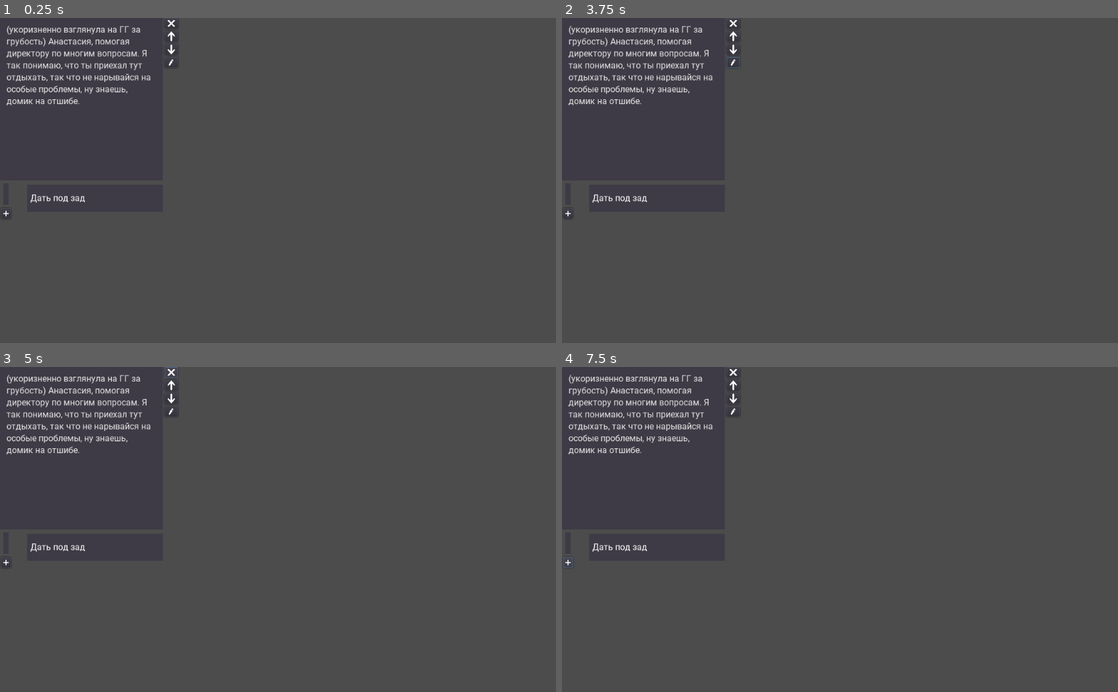
Above: before the commit, frames 1-4 (two rows, left to right).
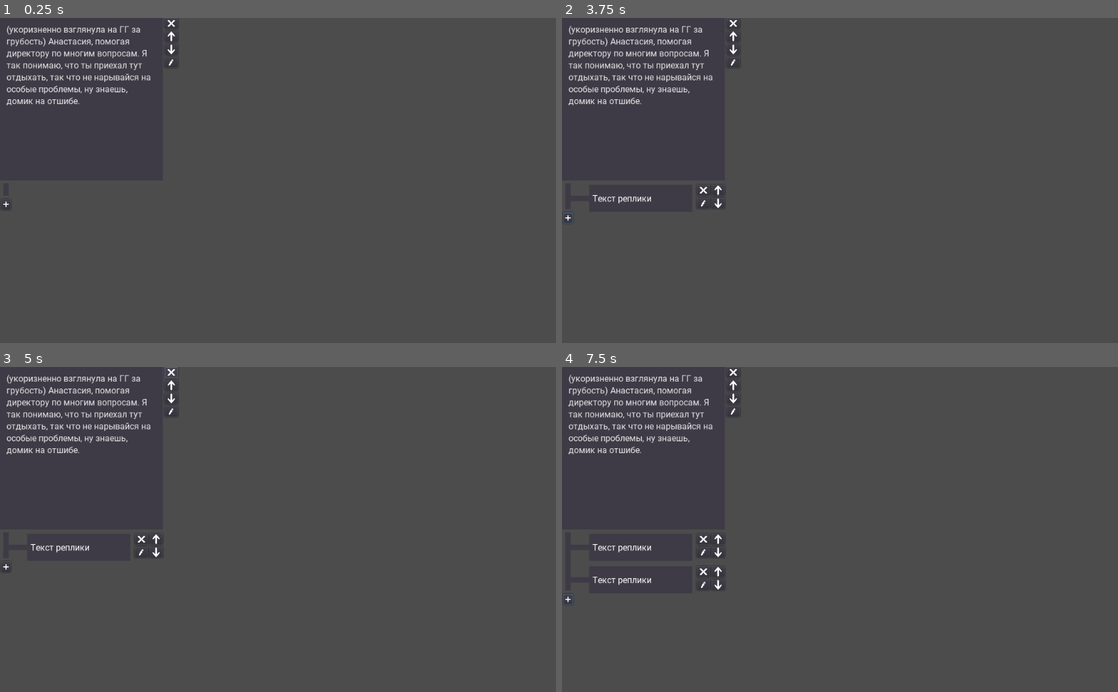
Above: after the commit, the same moments.

Repository: DevAndreyBilchenko/godot-reversequest
Game: Godot game, scene res://components/dialog_editor/components/speech/scenes/speech.tscn
Same seed, same stepped clock (60 frames per second), same inputs: the game is played once before the commit and once after it. This scene is started directly instead of the project's main scene.
Inputs (mouse positions are in pixels of both pictures, inside the frame that each line leads up to):
- Up to frame 1 (0.25 s): no input
- Up to frame 2 (3.75 s): click (734, 24) at 0.5 s; click (734, 37) at 1.25 s; click (734, 50) at 2 s; click (734, 63) at 2.77 s; click (567, 203) at 3.52 s
- Up to frame 3 (5 s): click (172, 373) at 4.27 s
- Up to frame 4 (7.5 s): click (734, 386) at 5.02 s; click (734, 399) at 5.77 s; click (734, 412) at 6.52 s; click (567, 568) at 7.27 s

The runs differ from the first frame. In frame 1, 0.1% of the frame differs, in the area x 0-16%, y 54-62%; in frame 2, 0.2%; in frame 3, 0.2%; in frame 4, 0.4%, in the area x 0-29%, y 51-74%.

Commit message:
dialog editor: added start screen with buttons

Diff:
--- a/components/dialog_editor/components/choice/scenes/choice.tscn
+++ b/components/dialog_editor/components/choice/scenes/choice.tscn
@@ -1,17 +1,31 @@
-[gd_scene load_steps=2 format=2]
+[gd_scene load_steps=8 format=2]
 
 [ext_resource path="res://components/dialog_editor/fonts/text_normal.tres" type="DynamicFont" id=1]
+[ext_resource path="res://components/dialog_editor/assets/arrow-down-solid.png" type="Texture" id=2]
+[ext_resource path="res://components/dialog_editor/assets/arrow-up-solid.png" type="Texture" id=3]
+[ext_resource path="res://components/dialog_editor/components/choice/scripts/choice.gd" type="Script" id=4]
+[ext_resource path="res://components/dialog_editor/assets/pen-solid.png" type="Texture" id=5]
+[ext_resource path="res://components/dialog_editor/assets/xmark_solid.png" type="Texture" id=6]
+
+[sub_resource type="Theme" id=1]
 
 [node name="Choice" type="Node2D"]
+script = ExtResource( 4 )
 
 [node name="Background" type="Polygon2D" parent="."]
+position = Vector2( 202, 99 )
 color = Color( 0.247059, 0.235294, 0.278431, 1 )
-polygon = PoolVector2Array( 300, 0, 300, 50, 50, 50, 50, 0 )
+offset = Vector2( -202, -99 )
+polygon = PoolVector2Array( 240, 0, 240, 50, 50, 50, 50, 0 )
+
+[node name="DecorLine" type="Polygon2D" parent="."]
+position = Vector2( -49, 0 )
+color = Color( 0.247059, 0.235294, 0.278431, 1 )
+polygon = PoolVector2Array( 100, 20, 100, 30, 60, 30, 60, 20 )
 
 [node name="Control" type="Control" parent="."]
-margin_left = 50.0
 margin_right = 300.0
-margin_bottom = 50.0
+margin_bottom = 51.0
 __meta__ = {
 "_edit_use_anchors_": false
 }
@@ -19,15 +33,127 @@
 [node name="Label" type="Label" parent="Control"]
 anchor_right = 1.0
 anchor_bottom = 1.0
-margin_left = 6.0
+margin_left = 56.0
 margin_top = 3.0
-margin_right = -6.0
+margin_right = -66.0
 margin_bottom = -3.0
 custom_fonts/font = ExtResource( 1 )
-text = "Дать под зад"
+text = "Текст реплики"
 valign = 1
 autowrap = true
 clip_text = true
 __meta__ = {
 "_edit_use_anchors_": false
 }
+
+[node name="VBoxContainer2" type="VBoxContainer" parent="Control"]
+margin_left = 248.0
+margin_right = 273.0
+margin_bottom = 51.0
+__meta__ = {
+"_edit_use_anchors_": false
+}
+
+[node name="Remove" type="Button" parent="Control/VBoxContainer2"]
+margin_right = 25.0
+margin_bottom = 20.0
+expand_icon = true
+__meta__ = {
+"_edit_use_anchors_": false
+}
+
+[node name="TextureRect" type="TextureRect" parent="Control/VBoxContainer2/Remove"]
+anchor_left = 0.5
+anchor_top = 0.5
+anchor_right = 0.5
+anchor_bottom = 0.5
+margin_left = -6.5
+margin_top = -10.0
+margin_right = 6.5
+margin_bottom = 10.0
+texture = ExtResource( 6 )
+expand = true
+__meta__ = {
+"_edit_use_anchors_": false
+}
+
+[node name="Edit" type="Button" parent="Control/VBoxContainer2"]
+margin_top = 24.0
+margin_right = 25.0
+margin_bottom = 44.0
+theme = SubResource( 1 )
+__meta__ = {
+"_edit_use_anchors_": false
+}
+
+[node name="TextureRect" type="TextureRect" parent="Control/VBoxContainer2/Edit"]
+anchor_left = 0.5
+anchor_top = 0.5
+anchor_right = 0.5
+anchor_bottom = 0.5
+margin_left = -4.5
+margin_top = -6.0
+margin_right = 3.5
+margin_bottom = 6.0
+texture = ExtResource( 5 )
+expand = true
+__meta__ = {
+"_edit_use_anchors_": false
+}
+
+[node name="VBoxContainer" type="VBoxContainer" parent="Control"]
+margin_left = 275.0
+margin_right = 300.0
+margin_bottom = 53.0
+__meta__ = {
+"_edit_use_anchors_": false
+}
+
+[node name="Up" type="Button" parent="Control/VBoxContainer"]
+margin_right = 25.0
+margin_bottom = 20.0
+__meta__ = {
+"_edit_use_anchors_": false
+}
+
+[node name="TextureRect" type="TextureRect" parent="Control/VBoxContainer/Up"]
+anchor_left = 0.5
+anchor_top = 0.5
+anchor_right = 0.5
+anchor_bottom = 0.5
+margin_left = -6.5
+margin_top = -10.0
+margin_right = 6.5
+margin_bottom = 10.0
+texture = ExtResource( 3 )
+expand = true
+__meta__ = {
+"_edit_use_anchors_": false
+}
+
+[node name="Down" type="Button" parent="Control/VBoxContainer"]
+margin_top = 24.0
+margin_right = 25.0
+margin_bottom = 44.0
+__meta__ = {
+"_edit_use_anchors_": false
+}
+
+[node name="TextureRect" type="TextureRect" parent="Control/VBoxContainer/Down"]
+anchor_left = 0.5
+anchor_top = 0.5
+anchor_right = 0.5
+anchor_bottom = 0.5
+margin_left = -6.5
+margin_top = -10.0
+margin_right = 6.5
+margin_bottom = 10.0
+texture = ExtResource( 2 )
+expand = true
+__meta__ = {
+"_edit_use_anchors_": false
+}
+
+[connection signal="pressed" from="Control/VBoxContainer2/Edit" to="." method="_on_Edit_pressed"]
+[connection signal="pressed" from="Control/VBoxContainer/Up" to="." method="_on_Up_pressed"]
+[connection signal="pressed" from="Control/VBoxContainer/Down" to="." method="_on_Down_pressed"]
--- /dev/null
+++ b/components/dialog_editor/components/choice/scripts/choice.gd
@@ -0,0 +1,26 @@
+extends Node2D
+
+signal update_order(diff)
+signal edit_open(data)
+
+var data = null
+var size_y = 50
+
+# Called when the node enters the scene tree for the first time.
+func _ready():
+	pass # Replace with function body.
+
+func set_data(_data):
+	data = _data
+
+func fill_data():
+	get_node("Control/Label").text = data.text;
+
+func _on_Edit_pressed():
+	emit_signal("edit_open", data);
+
+func _on_Up_pressed():
+	emit_signal("update_order", -1);
+
+func _on_Down_pressed():
+	emit_signal("update_order", 1);
--- a/components/dialog_editor/components/speech/scenes/speech.tscn
+++ b/components/dialog_editor/components/speech/scenes/speech.tscn
@@ -7,7 +7,6 @@
 [ext_resource path="res://components/dialog_editor/assets/arrow-up-solid.png" type="Texture" id=5]
 [ext_resource path="res://components/dialog_editor/assets/pen-solid.png" type="Texture" id=6]
 [ext_resource path="res://components/dialog_editor/assets/plus-solid.png" type="Texture" id=7]
-[ext_resource path="res://components/dialog_editor/components/choice/scenes/choice.tscn" type="PackedScene" id=8]
 
 [sub_resource type="Theme" id=1]
 
@@ -140,12 +139,15 @@
 "_edit_use_anchors_": false
 }
 
-[node name="Line2D" type="Line2D" parent="."]
+[node name="ChoiceContainer" type="Node2D" parent="."]
+position = Vector2( 0, 308 )
+
+[node name="ChoiceLine" type="Line2D" parent="."]
 position = Vector2( 3, 0 )
 points = PoolVector2Array( 8, 305, 8, 345 )
 default_color = Color( 0.247059, 0.235294, 0.278431, 1 )
 
-[node name="Edit" type="Button" parent="."]
+[node name="ChoiceAdd" type="Button" parent="."]
 margin_left = 2.0
 margin_top = 351.0
 margin_right = 20.0
@@ -155,7 +157,7 @@
 "_edit_use_anchors_": false
 }
 
-[node name="TextureRect" type="TextureRect" parent="Edit"]
+[node name="TextureRect" type="TextureRect" parent="ChoiceAdd"]
 anchor_left = 0.5
 anchor_top = 0.5
 anchor_right = 0.5
@@ -170,7 +172,4 @@
 "_edit_use_anchors_": false
 }
 
-[node name="ChoiceContainer" type="Node2D" parent="."]
-position = Vector2( 0, 308 )
-
-[node name="Choice" parent="ChoiceContainer" instance=ExtResource( 8 )]
+[connection signal="pressed" from="ChoiceAdd" to="." method="_on_ChoiceAdd_pressed"]
--- a/components/dialog_editor/components/speech/scripts/speech.gd
+++ b/components/dialog_editor/components/speech/scripts/speech.gd
@@ -1,7 +1,37 @@
 extends Node2D
+
+func _ready():
+	update_choice_line()
 
 func set_text(text):
 	$Control/Text.text = text
 
-func add_answer(answer):
-	pass
+func add_choice(choice_data):
+	var choice = preload("res://components/dialog_editor/components/choice/scenes/choice.tscn")
+	var choice_container = get_node("ChoiceContainer")
+	var gap = 10
+	var new_instance = choice.instance()
+	var index = choice_container.get_child_count()
+	var pos_y = index * new_instance.size_y + index * gap
+	choice_container.add_child(new_instance)
+	new_instance.position = Vector2(0, pos_y)
+
+func update_choice_line():
+	var choice_container = get_node("ChoiceContainer")
+	var choice_line = get_node("ChoiceLine")
+	var choice_add = get_node("ChoiceAdd")
+	var index = choice_container.get_child_count()
+	var base_y = 308
+	var base_x = choice_line.get_point_position(0).x
+
+	if index == 0:
+		choice_line.set_point_position(1, Vector2(base_x, base_y + 20))
+		choice_add.rect_position = Vector2(2, base_y + 26)
+	else:
+		var item_y = choice_container.get_child(index-1).position.y + choice_container.position.y
+		choice_line.set_point_position(1, Vector2(base_x, item_y + 45))
+		choice_add.rect_position = Vector2(2, item_y + 51)
+
+func _on_ChoiceAdd_pressed():
+	add_choice(null)
+	update_choice_line()
--- /dev/null
+++ b/components/dialog_editor/components/start_screen/scenes/start_screen.tscn
@@ -0,0 +1,39 @@
+[gd_scene load_steps=2 format=2]
+
+[ext_resource path="res://components/screen_container/scripts/screen_container.gd" type="Script" id=1]
+
+[node name="StartScreen" type="Node2D"]
+
+[node name="ScreenContainer" type="Container" parent="."]
+anchor_right = 1.0
+anchor_bottom = 1.0
+margin_right = 1024.0
+margin_bottom = 600.0
+script = ExtResource( 1 )
+__meta__ = {
+"_edit_use_anchors_": false
+}
+
+[node name="CenterContainer" type="CenterContainer" parent="ScreenContainer"]
+anchor_right = 1.0
+anchor_bottom = 1.0
+__meta__ = {
+"_edit_use_anchors_": false
+}
+
+[node name="HBoxContainer" type="HBoxContainer" parent="ScreenContainer/CenterContainer"]
+margin_left = 466.0
+margin_top = 290.0
+margin_right = 557.0
+margin_bottom = 310.0
+
+[node name="New" type="Button" parent="ScreenContainer/CenterContainer/HBoxContainer"]
+margin_right = 40.0
+margin_bottom = 20.0
+text = "New"
+
+[node name="Open" type="Button" parent="ScreenContainer/CenterContainer/HBoxContainer"]
+margin_left = 44.0
+margin_right = 91.0
+margin_bottom = 20.0
+text = "Open"
--- a/components/dialog_editor/scenes/dialog_editor.tscn
+++ b/components/dialog_editor/scenes/dialog_editor.tscn
@@ -7,3 +7,4 @@
 script = ExtResource( 1 )
 
 [node name="Camera2D" type="Camera2D" parent="."]
+anchor_mode = 0
--- a/project.godot
+++ b/project.godot
@@ -8,9 +8,43 @@
 
 config_version=4
 
+_global_script_classes=[ {
+"base": "Resource",
+"class": "CharacterRes",
+"language": "GDScript",
+"path": "res://data/scripts/character_res.gd"
+}, {
+"base": "Resource",
+"class": "ChoiceRes",
+"language": "GDScript",
+"path": "res://data/scripts/choice_res.gd"
+}, {
+"base": "Resource",
+"class": "DialogRes",
+"language": "GDScript",
+"path": "res://data/scripts/dialog_res.gd"
+}, {
+"base": "Container",
+"class": "ScreenContainer",
+"language": "GDScript",
+"path": "res://components/screen_container/scripts/screen_container.gd"
+}, {
+"base": "Resource",
+"class": "SpeechRes",
+"language": "GDScript",
+"path": "res://data/scripts/speech_res.gd"
+} ]
+_global_script_class_icons={
+"CharacterRes": "",
+"ChoiceRes": "",
+"DialogRes": "",
+"ScreenContainer": "",
+"SpeechRes": ""
+}
+
 [application]
 
-config/name="Visual Novel"
+config/name="Reverse Quest"
 run/main_scene="res://components/main_menu/scenes/main_menu.tscn"
 config/icon="res://icon.png"
 
Not shown: 1 places in components/dialog_editor/components/speech/scenes/speech.tscn that only renumber resources
